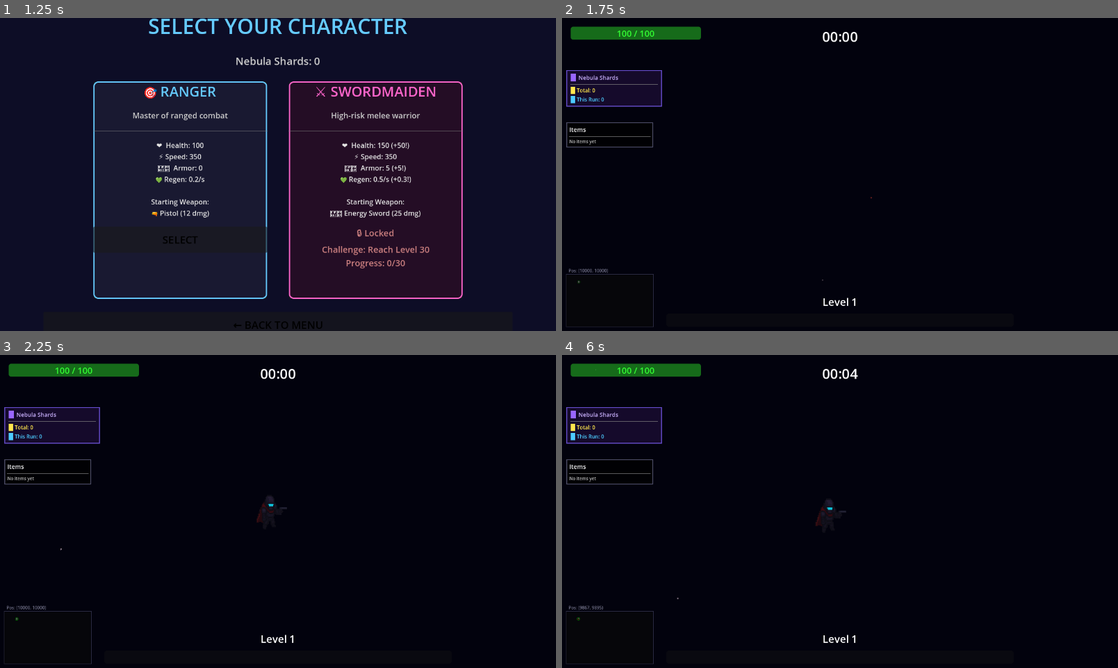
Above: before the commit, frames 1-4 (two rows, left to right).
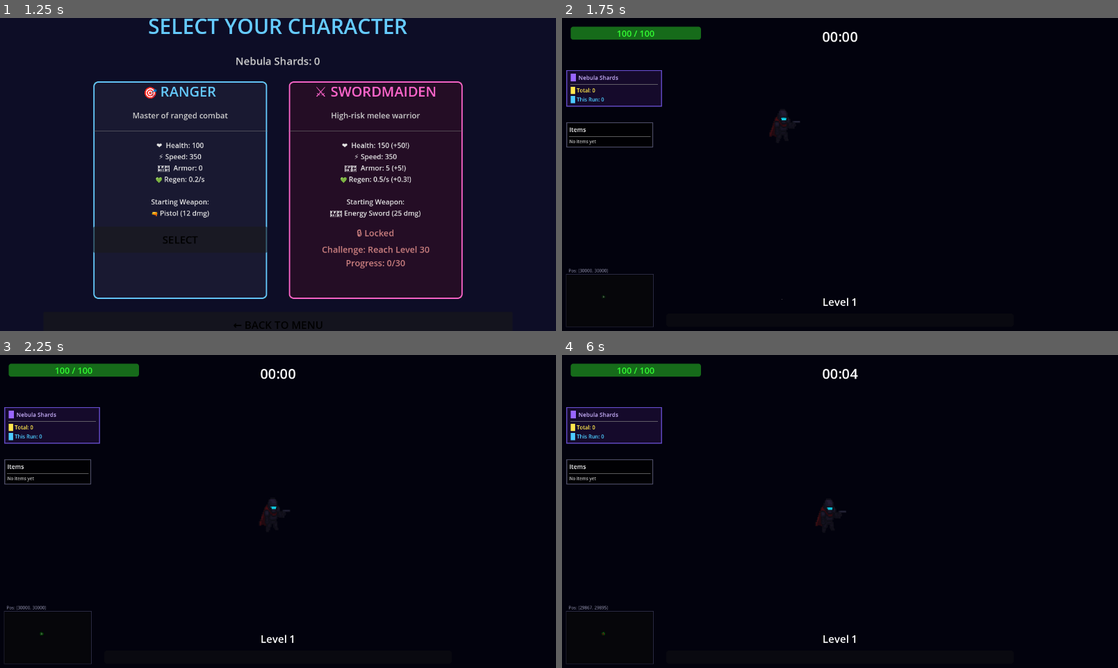
Above: after the commit, the same moments.

Repository: darkmage1000/Nebula-Revenant
Game: Godot game, scene res://MainMenu.tscn
Same seed, same stepped clock (60 frames per second), same inputs: the game is played once before the commit and once after it.
Inputs:
- Up to frame 1 (1.25 s): click "[ START MISSION ]" at 0.5 s
- Up to frame 2 (1.75 s): click "SELECT" at 1.25 s
- Up to frame 3 (2.25 s): tap Enter (ui_accept) at 2 s; hold D (ui_right) from 2.03 s (still down)
- Up to frame 4 (6 s): tap Enter (ui_accept) at 2.27, 2.75, 3.02, 4.25, 4.52, 5, 5.27, 5.75 s; release D (ui_right) at 2.78 s; hold S (ui_down) 2.78-3.53 s; hold D (ui_right) 3.53-4.28 s; hold W (ui_up) 4.28-5.03 s; hold A (ui_left) from 5.03 s (still down)

Frame 1 is identical in both runs. In frame 2, 0.1% of the frame differs, in the area x 2-56%, y 29-90%; in frame 3, 0.1%, in the area x 2-53%, y 45-90%; in frame 4, less than 0.1%.

Commit message:
Increase map size to 30000x30000 for massive exploration space

Diff:
--- a/main_game.gd
+++ b/main_game.gd
@@ -51,8 +51,8 @@
 var current_enemy_count: int = 0
 
 # MAP SIZE - Increased for more exploration space
-const MAP_WIDTH = 10000
-const MAP_HEIGHT = 10000
+const MAP_WIDTH = 30000
+const MAP_HEIGHT = 30000
 
 func _ready() -> void:
 	print("=== MAIN GAME _ready() called ===")
